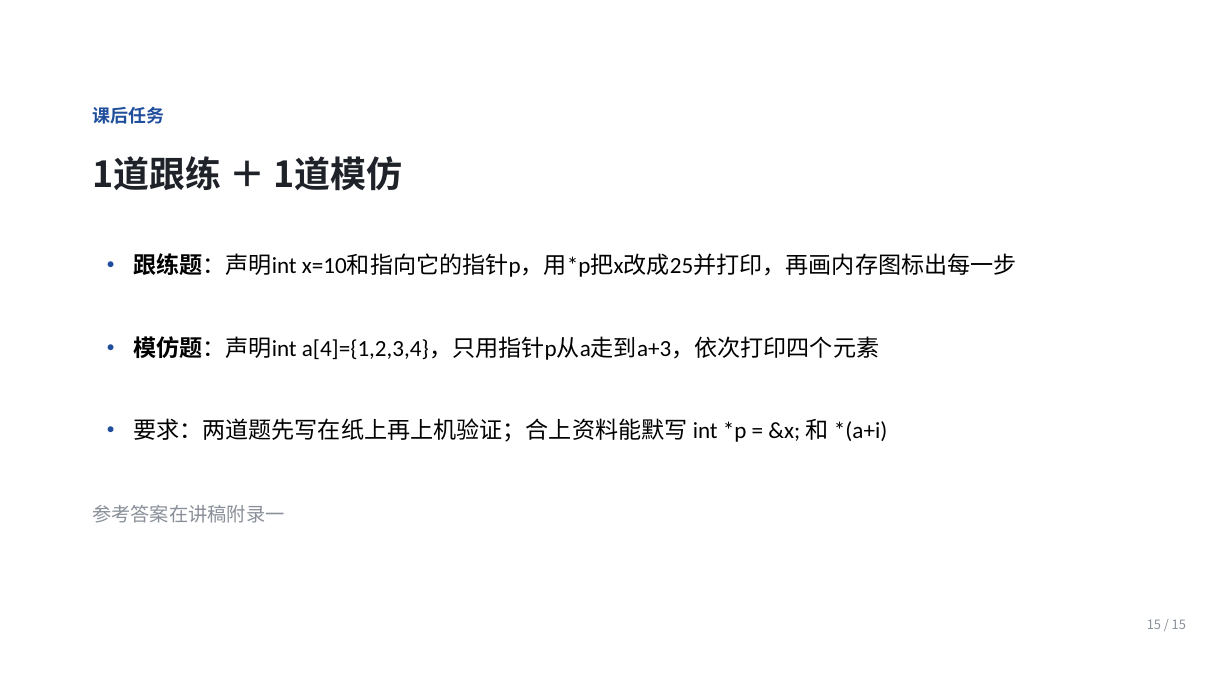
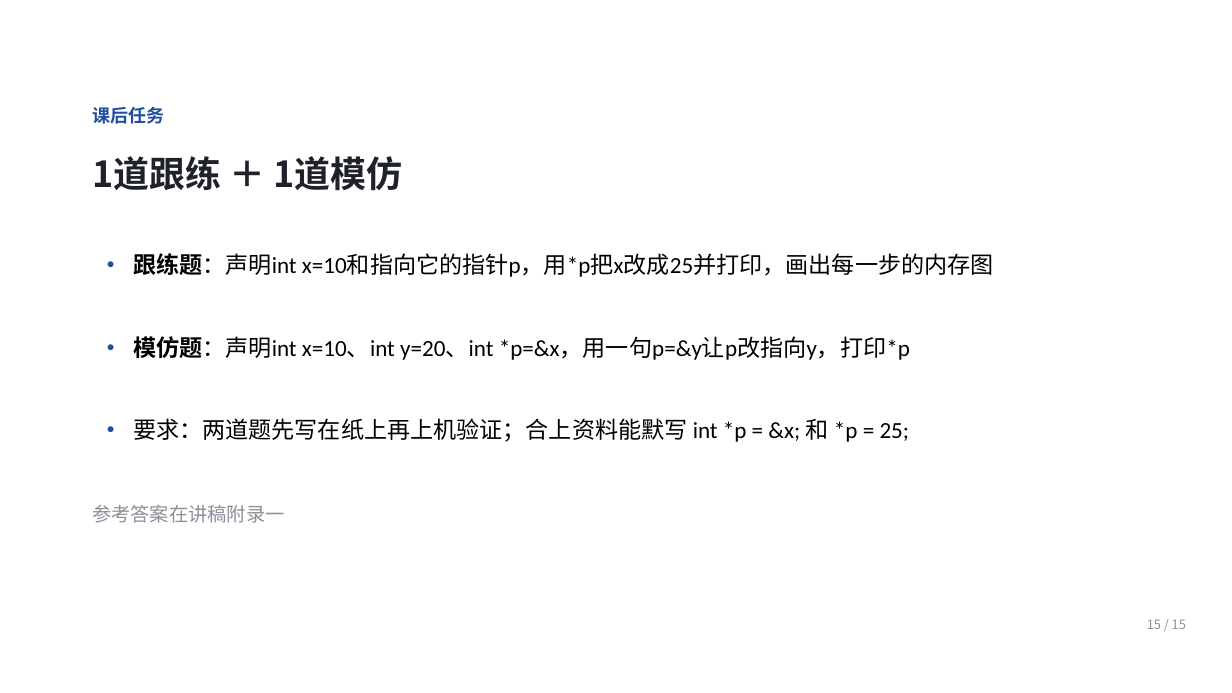
Before and after one commit to Ctrl1CandV/SpecialtyCourses, a slide deck: slide 15 of 课件/C1/C1-B-01/C1-B-01.pptx. Drawn at 1232x693 pixels with LibreOffice and Linux fonts; fonts in the diff are those of the drawing; background and template pictures are left out. Boxes give left, top, right and bottom in pixels: in the first picture for what was removed or moved away, otherwise in the second. Text is boxed around its words. In the diff, an @@ line names an element or a change of style, - is before the commit and + after.

```diff
--- a/课件/C1/C1-B-01/C1-B-01.pptx
+++ b/课件/C1/C1-B-01/C1-B-01.pptx
@@ text at [133, 253, 994, 277]: text changed @@
-• 跟练题：声明int x=10和指向它的指针p，用*p把x改成25并打印，再画内存图标出每一步
+• 跟练题：声明int x=10和指向它的指针p，用*p把x改成25并打印，画出每一步的内存图
@@ text at [133, 336, 910, 360]: text changed @@
-• 模仿题：声明int a[4]={1,2,3,4}，只用指针p从a走到a+3，依次打印四个元素
+• 模仿题：声明int x=10、int y=20、int *p=&x，用一句p=&y让p改指向y，打印*p
@@ text at [133, 418, 910, 442]: text changed @@
-• 要求：两道题先写在纸上再上机验证；合上资料能默写 int *p = &x; 和 *(a+i)
+• 要求：两道题先写在纸上再上机验证；合上资料能默写 int *p = &x; 和 *p = 25;
```
Also in this commit, not shown: 9 other slides changed, 4 slides added, 4 slides removed, 29 other files.
